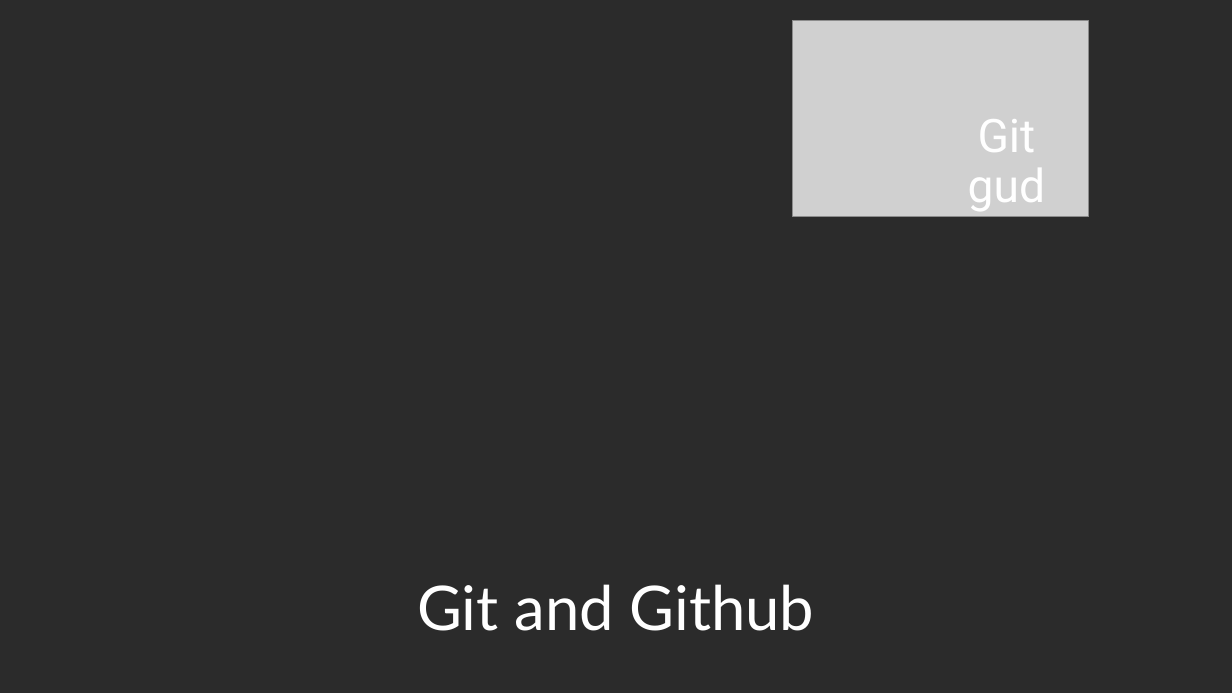
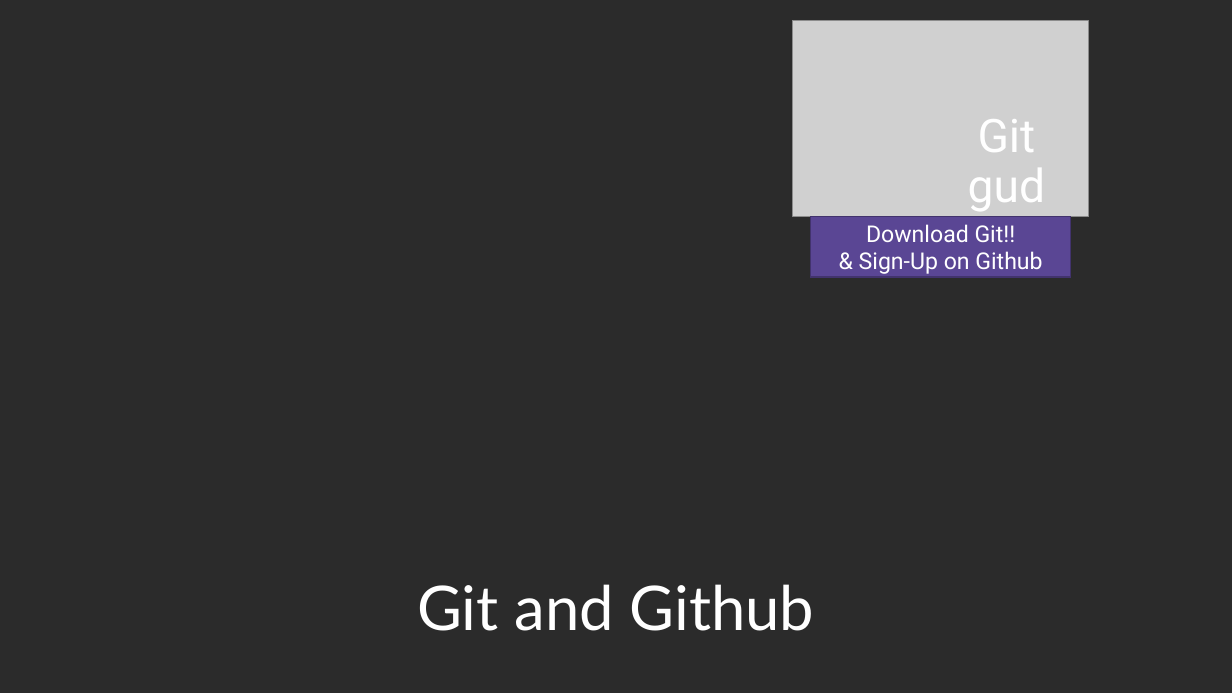
Before and after one commit to Light2Dark/git_tutorial, a slide deck: slide 1 of Git and Github.pptx. Drawn at 1232x693 pixels with LibreOffice and Linux fonts; fonts in the diff are those of the drawing; grey boxes stand for pictures; background and template pictures are left out; a plain dark background stands for a picture behind light text. Boxes give left, top, right and bottom in pixels: in the first picture for what was removed or moved away, otherwise in the second. Text is boxed around its words. In the diff, an @@ line names an element or a change of style, - is before the commit and + after.

```diff
--- a/Git and Github.pptx
+++ b/Git and Github.pptx
@@ rectangle added at [811,217,1071,277], fill #5A4694, outline #43346D 1 pt, 18 pt, text #FFFFFF @@
+Download Git!!
+& Sign-Up on Github
```
Also in this commit, not shown: 8 other slides changed, 4 slides added.
